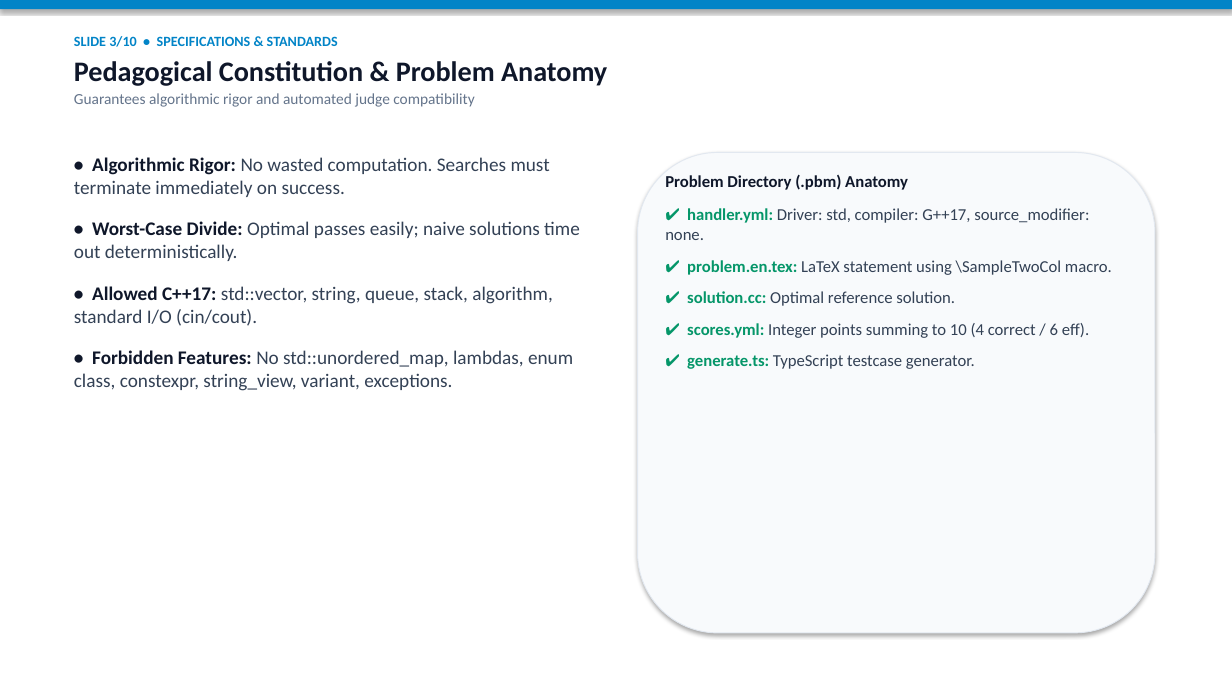
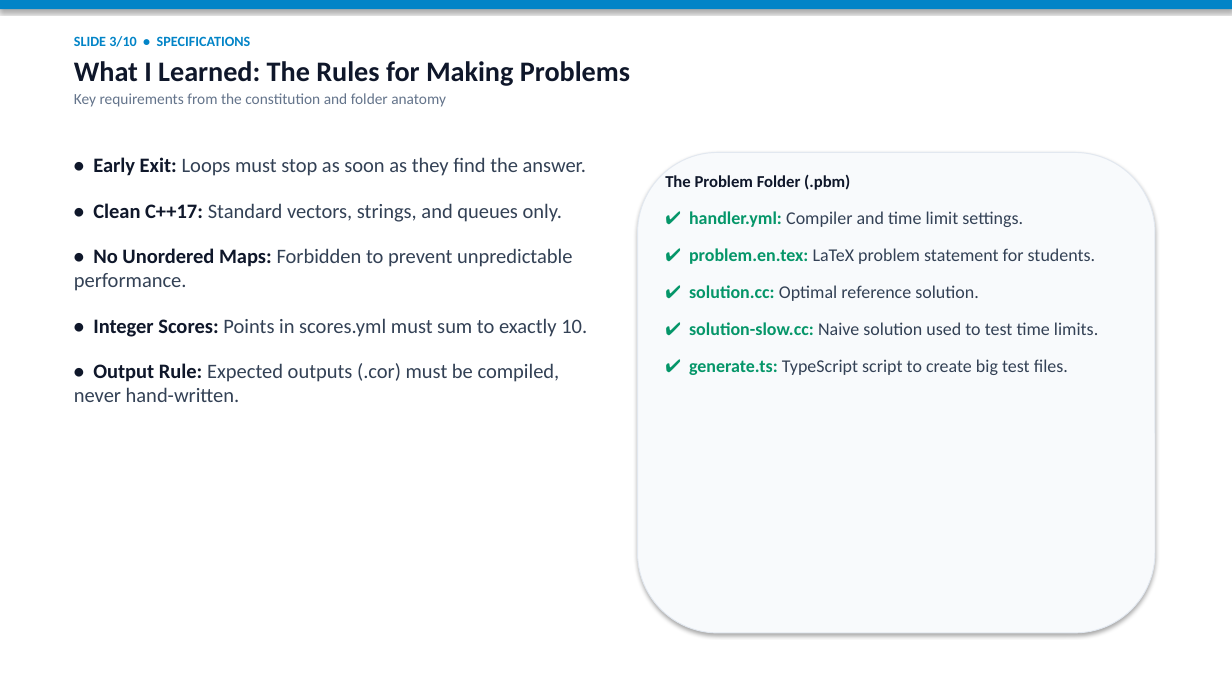
Before and after one commit to SuisSanem000/jutge-private, a slide deck: slide 3 of work/01-meeting-presentation-and-demo-20261112/meeting-summary-presentation.pptx. Drawn at 1232x693 pixels with LibreOffice and Linux fonts; fonts in the diff are those of the drawing. Boxes give left, top, right and bottom in pixels: in the first picture for what was removed or moved away, otherwise in the second. Text is boxed around its words. In the diff, an @@ line names an element or a change of style, - is before the commit and + after.

Commit message:
feat(summary): add simple 10-slide presentation and speaking guide in summary folder

```diff
--- a/work/01-meeting-presentation-and-demo-20261112/meeting-summary-presentation.pptx
+++ b/work/01-meeting-presentation-and-demo-20261112/meeting-summary-presentation.pptx
@@ text at [74,36,630,107]: text changed @@
-SLIDE 3/10 • SPECIFICATIONS & STANDARDS
-Pedagogical Constitution & Problem Anatomy
-Guarantees algorithmic rigor and automated judge compatibility
+SLIDE 3/10 • SPECIFICATIONS
+What I Learned: The Rules for Making Problems
+Key requirements from the constitution and folder anatomy
@@ text at [74,157,587,402]: text changed; size 15 to 16 pt @@
-• Algorithmic Rigor: No wasted computation. Searches must terminate immediately on success.
-• Worst-Case Divide: Optimal passes easily; naive solutions time out deterministically.
-• Allowed C++17: std::vector, string, queue, stack, algorithm, standard I/O (cin/cout).
-• Forbidden Features: No std::unordered_map, lambdas, enum class, constexpr, string_view, variant, exceptions.
+• Early Exit: Loops must stop as soon as they find the answer.
+• Clean C++17: Standard vectors, strings, and queues only.
+• No Unordered Maps: Forbidden to prevent unpredictable performance.
+• Integer Scores: Points in scores.yml must sum to exactly 10.
+• Output Rule: Expected outputs (.cor) must be compiled, never hand-written.
@@ text at [665,174,1096,264]: text changed; size 13 to 14 pt @@
-Problem Directory (.pbm) Anatomy
-✔ handler.yml: Driver: std, compiler: G++17, source_modifier: none.
-✔ problem.en.tex: LaTeX statement using \SampleTwoCol macro.
+The Problem Folder (.pbm)
+✔ handler.yml: Compiler and time limit settings.
+✔ problem.en.tex: LaTeX problem statement for students.
@@ text at [689,322,1098,375]: text changed; size 13 to 14 pt @@
-✔ scores.yml: Integer points summing to 10 (4 correct / 6 eff).
-✔ generate.ts: TypeScript testcase generator.
+✔ solution-slow.cc: Naive solution used to test time limits.
+✔ generate.ts: TypeScript script to create big test files.
@@ text at [689,322,814,335]: size 13 to 14 pt in "✔ solution.cc: Optimal reference solution."; more space between paragraphs @@
```
Also in this commit, not shown: 9 other slides changed, 5 other files.
